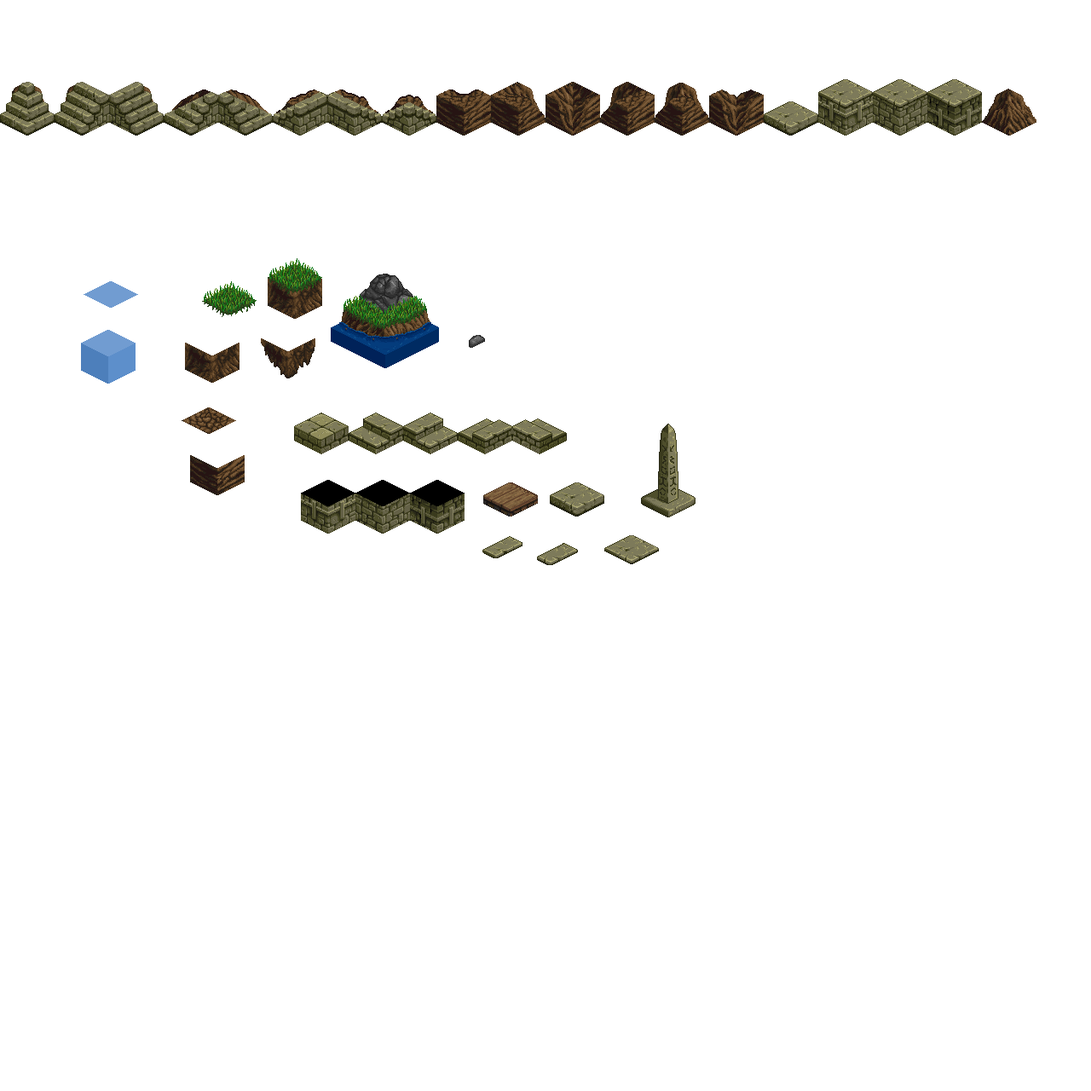
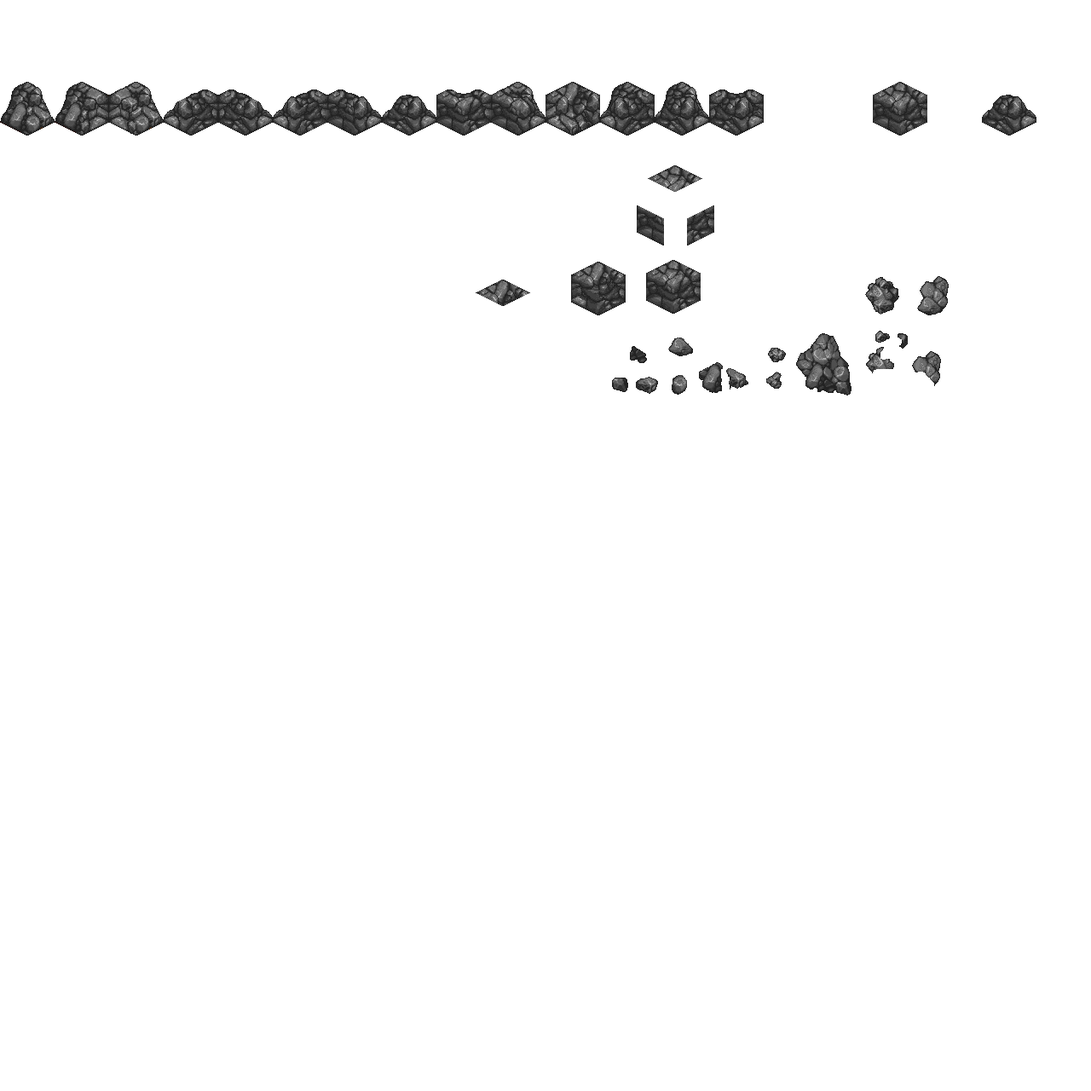
Layer changes from the first (1091, 1091) image to the second:
showed "rock", painted on it over [0, 81, 1037, 396]
hid "wall" over [0, 79, 983, 136]
hid "dirt" over [0, 81, 1037, 136]
hid "bg" over [81, 258, 696, 566]
